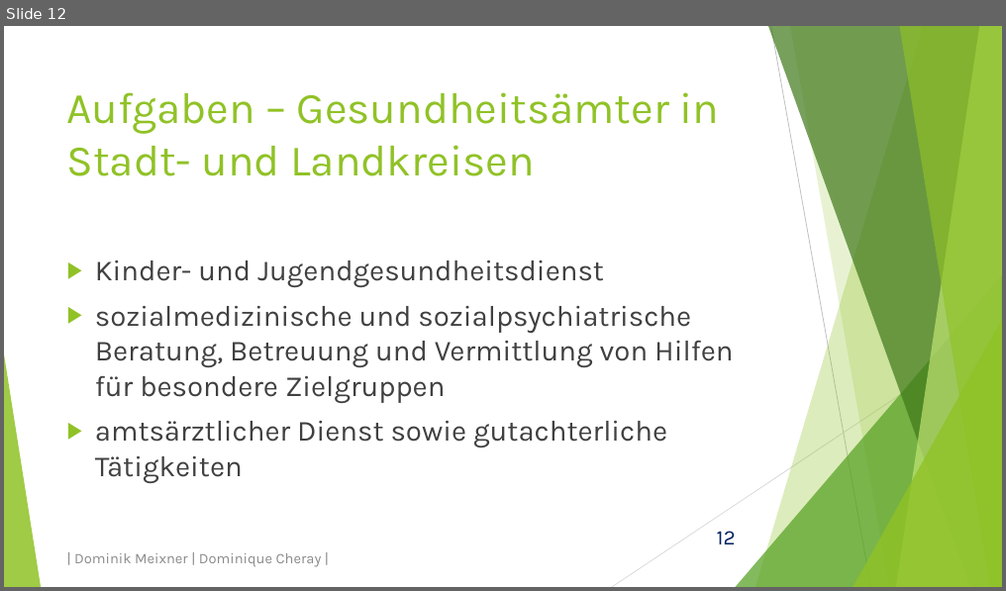
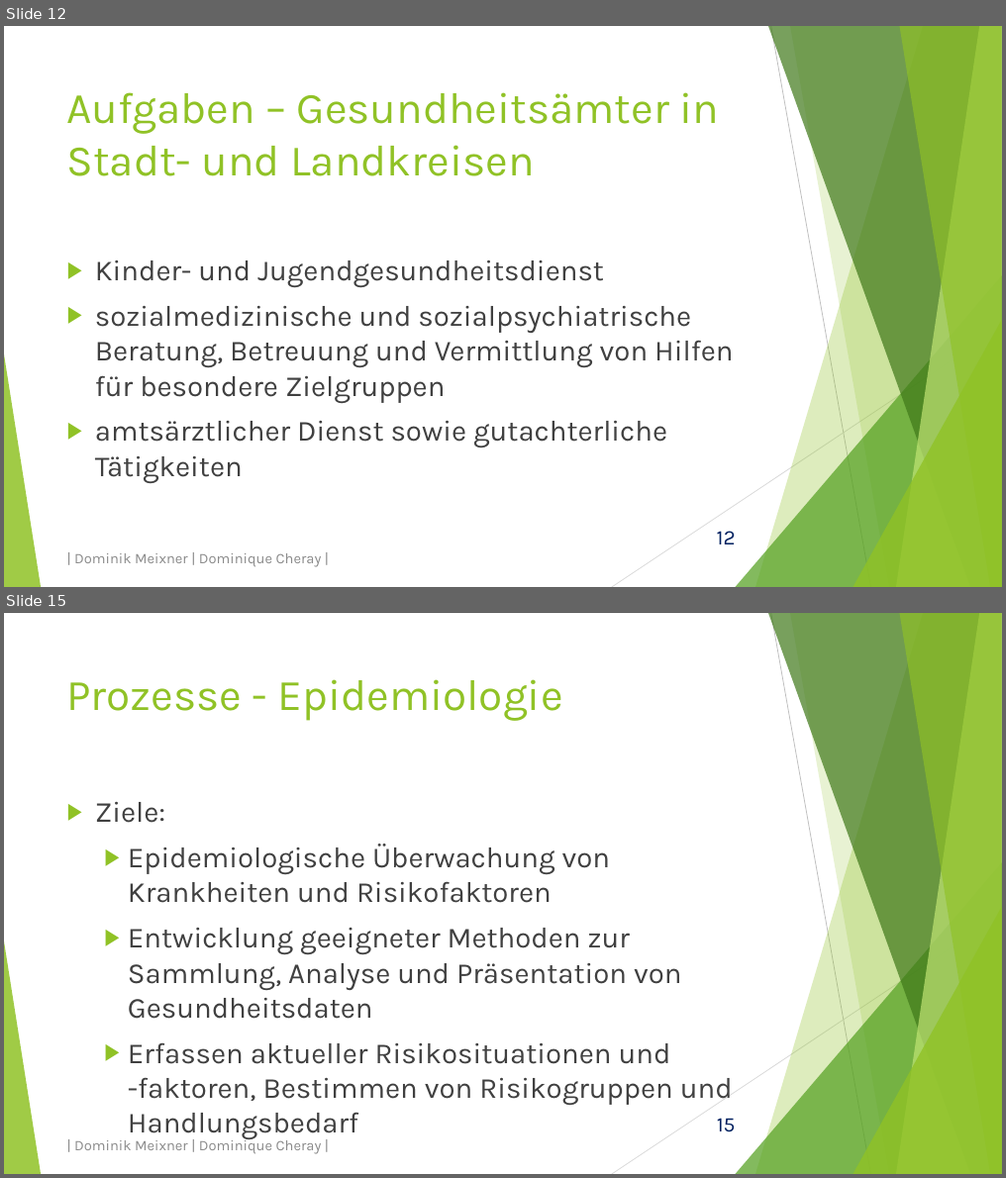
Before and after one commit to domeix/BlaBla, a slide deck: GesundheitsamtPraes.pptx. Shown one above the other, each under a label of ours: slide 12 before the commit, slides 12 and 15 after it; the slides between them are not shown. The pictures are 1006x591 and 1006x1178 pixels, drawn with LibreOffice and Linux fonts; fonts in the diff are those of the drawing. Boxes give left, top, right and bottom in pixels: in the first picture for what was removed or moved away, otherwise in the second. Text is boxed around its words. In the diff, an @@ line names an element or a change of style, - is before the commit and + after.

Commit message:
Wieder Präsentation
Präsentation um Prozesse erweitert

```diff
--- a/GesundheitsamtPraes.pptx
+++ b/GesundheitsamtPraes.pptx
@@ slide 15 added at [4,613,1002,1174], background #FFFFFF; not listed: 11 template elements that a slide beside it also shows @@
@@ title added at [67,679,563,721], 42 pt, text #90C226 @@
+Prozesse - Epidemiologie
@@ text added at [95,802,733,1105], 28 pt, text #404040 @@
+▶ Ziele:
+  ▶ Epidemiologische Überwachung von Krankheiten und Risikofaktoren
+  ▶ Entwicklung geeigneter Methoden zur Sammlung, Analyse und Präsentation von Gesundheitsdaten
+  ▶ Erfassen aktueller Risikosituationen und -faktoren, Bestimmen von Risikogruppen und Handlungsbedarf
@@ text added at [74,1137,322,1155], 14 pt, text #8C8C8C @@
+| Dominik Meixner | Dominique Cheray |
```
Also in this commit, not shown: 1 slide changed, 7 other slides added, 2 other files.
